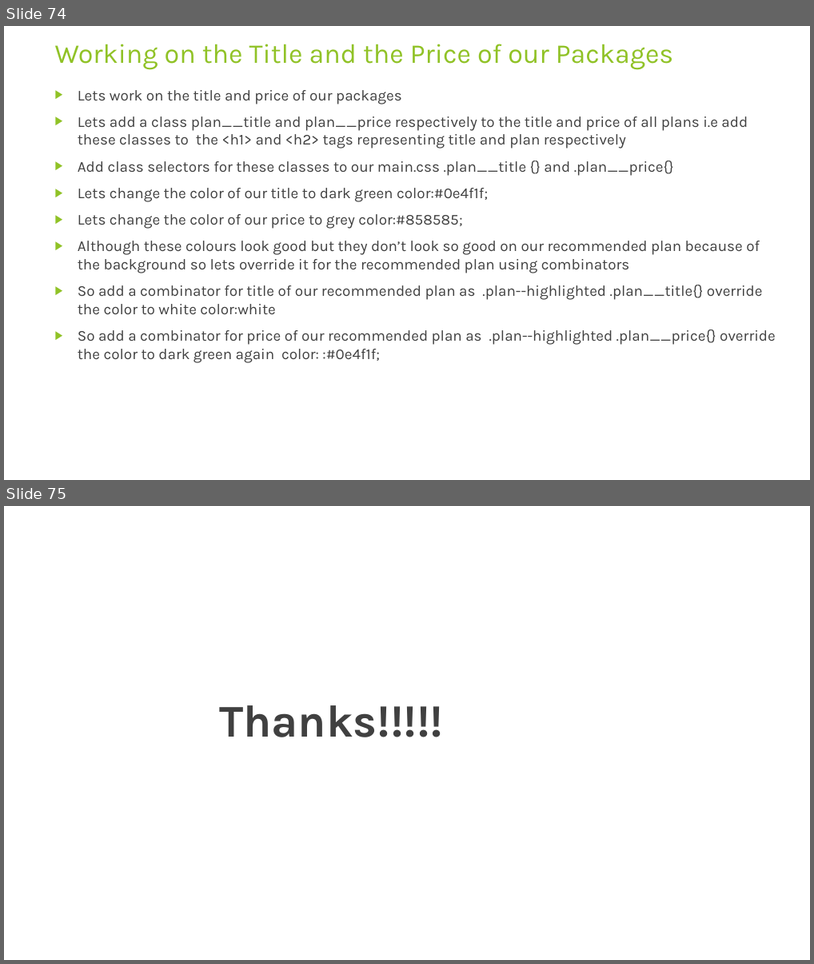
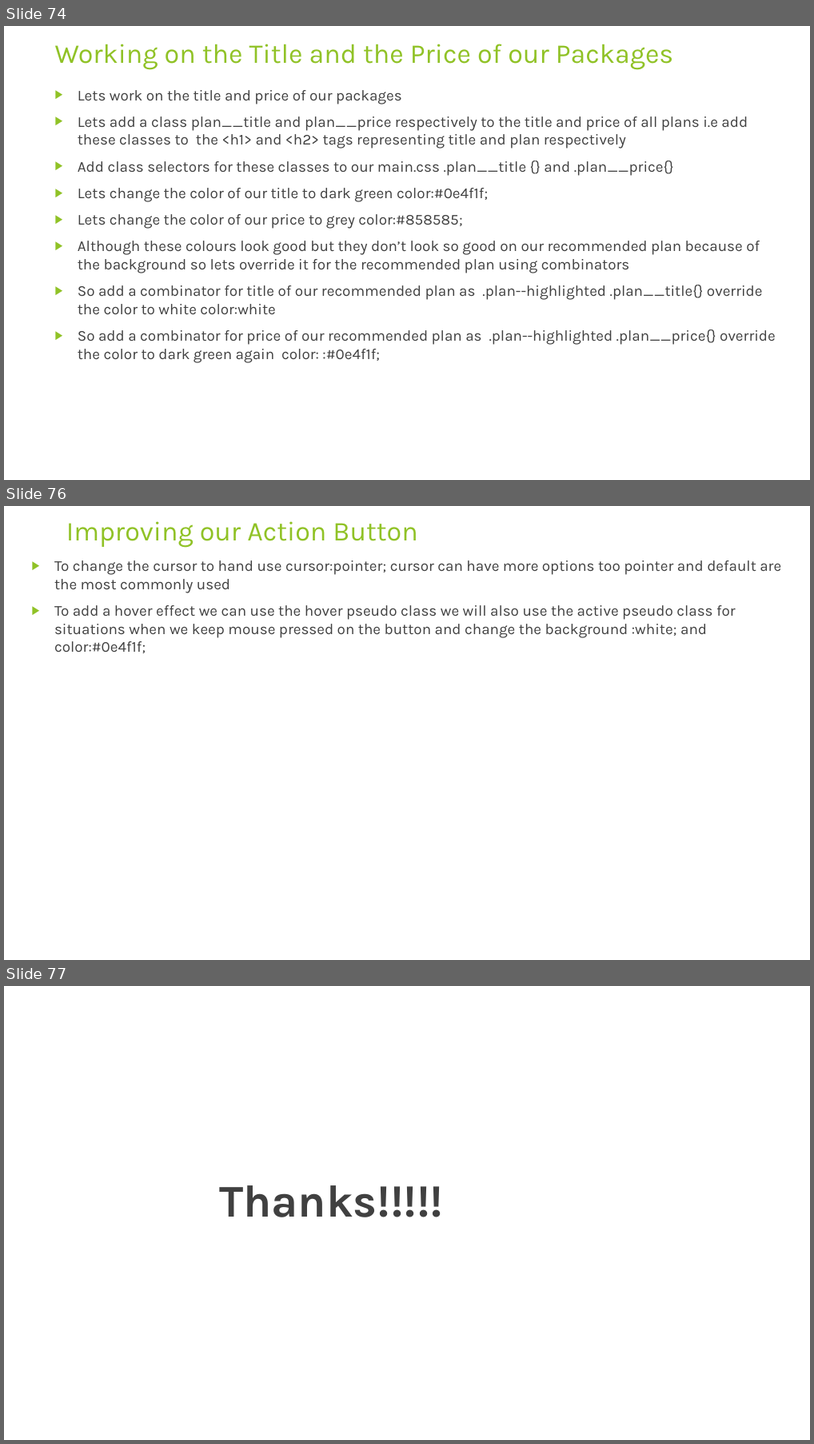
Before and after one commit to rudhrainfogain/CSS, a slide deck: PPT/Css-v5.pptx. Shown one above the other, each under a label of ours: slides 74 and 75 before the commit, slides 74, 76 and 77 after it; the slides between them are not shown. The pictures are 814x964 and 814x1444 pixels, drawn with LibreOffice and Linux fonts; fonts in the diff are those of the drawing. Boxes give left, top, right and bottom in pixels: in the first picture for what was removed or moved away, otherwise in the second. Text is boxed around its words. In the diff, an @@ line names an element or a change of style, - is before the commit and + after.

Commit message:
ImprovingActionButton

```diff
--- a/PPT/Css-v5.pptx
+++ b/PPT/Css-v5.pptx
@@ slide 76 added at <box>4,506,810,960</box>, background #FFFFFF @@
@@ title added at <box>66,521,418,548</box>, 32.4 pt, text #90C226 @@
+Improving our Action Button
@@ text added at <box>54,560,782,653</box>, 18 pt, text #404040 @@
+▶ To change the cursor to hand use cursor:pointer; cursor can have more options too pointer and default are the most commonly used
+▶ To add a hover effect we can use the hover pseudo class we will also use the active pseudo class for situations when we keep mouse pressed on the button and change the background :white; and color:#0e4f1f;
@@ what was slide 75 is now slide 77 @@
```
Also in this commit, not shown: 1 other slide added, 2 other files.
